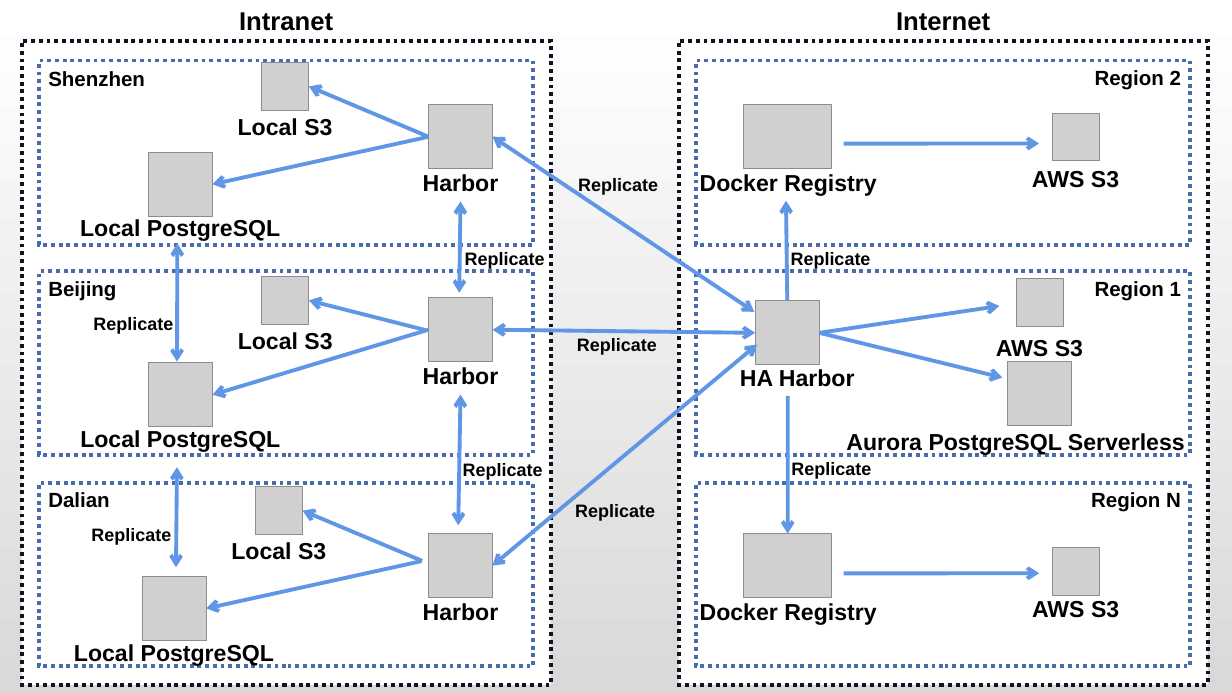
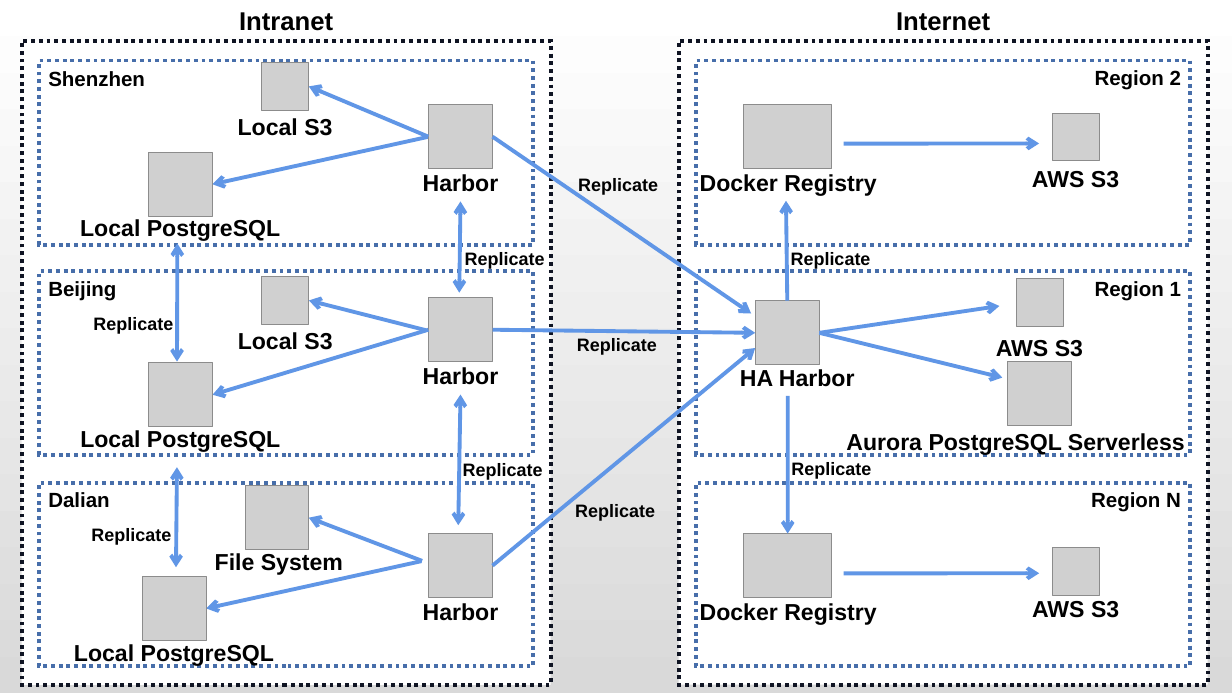
Before and after one commit to HuangDi1234/Doc, a slide deck: slide 4 of harbor_img/architecture.pptx. Drawn at 1232x693 pixels with LibreOffice and Linux fonts; fonts in the diff are those of the drawing; grey boxes stand for pictures. Boxes give left, top, right and bottom in pixels: in the first picture for what was removed or moved away, otherwise in the second. Text is boxed around its words. In the diff, an @@ line names an element or a change of style, - is before the commit and + after.

```diff
--- a/harbor_img/architecture.pptx
+++ b/harbor_img/architecture.pptx
@@ double arrow (493, 137) - (751, 313): double arrow to arrow @@
@@ double arrow (493, 330) - (755, 333): double arrow to arrow @@
@@ double arrow moved from (493, 566) - (757, 345) to (493, 566) - (755, 348) @@
@@ double arrow (493, 566) - (755, 348): double arrow to arrow @@
@@ picture: place and size @@
-picture at bbox=[255, 487, 302, 534]
+picture at bbox=[245, 486, 309, 550]
@@ arrow moved from (422, 561) - (302, 511) to (422, 561) - (309, 518) @@
@@ text at bbox=[215, 553, 343, 575]: text changed @@
-Local S3
+File System
```
Also in this commit, not shown: 2 other slides changed, 4 slides added, 1 other file.
